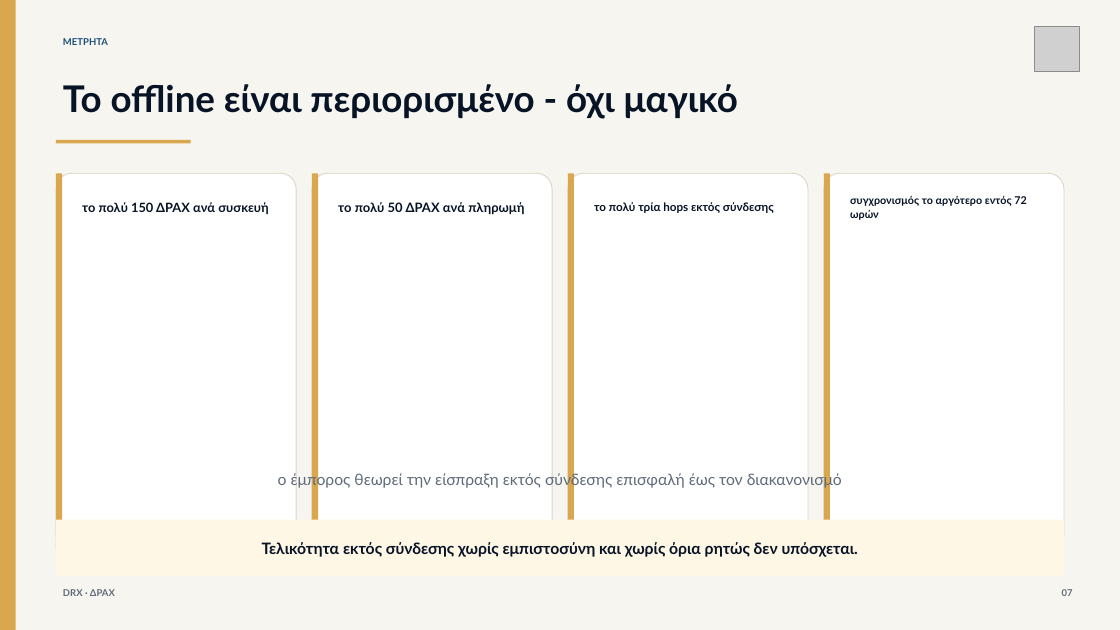
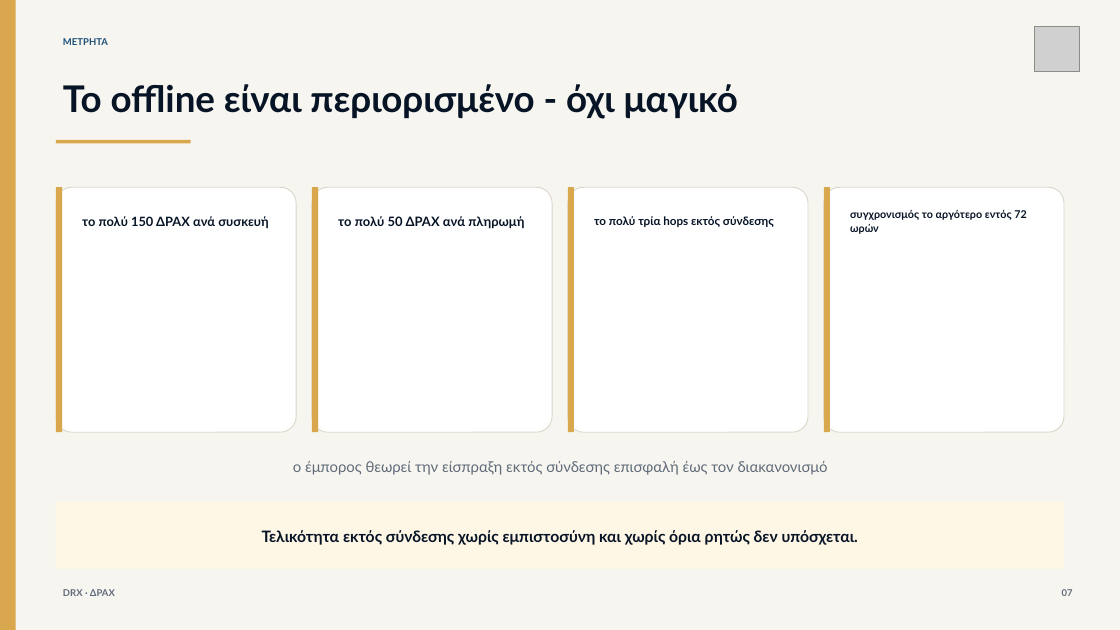
Before and after one commit to NeaBouli/DRAX, a slide deck: slide 8 of docs/downloads/el/DRX_Ministerial_Presentation_EL.pptx. Drawn at 1120x630 pixels with LibreOffice and Linux fonts; fonts in the diff are those of the drawing; grey boxes stand for pictures. Boxes give left, top, right and bottom in pixels: in the first picture for what was removed or moved away, otherwise in the second. Text is boxed around its words. In the diff, an @@ line names an element or a change of style, - is before the commit and + after.

```diff
--- a/docs/downloads/el/DRX_Ministerial_Presentation_EL.pptx
+++ b/docs/downloads/el/DRX_Ministerial_Presentation_EL.pptx
@@ rounded rectangle: place and size @@
-rounded rectangle at <box>56,173,297,549</box>
+rounded rectangle at <box>56,187,297,433</box>
@@ rectangle: place and size @@
-rectangle at <box>56,173,62,549</box>
+rectangle at <box>56,187,62,433</box>
@@ rounded rectangle: place and size @@
-rounded rectangle at <box>312,173,552,549</box>
+rounded rectangle at <box>312,187,552,433</box>
@@ rectangle: place and size @@
-rectangle at <box>312,173,318,549</box>
+rectangle at <box>312,187,318,433</box>
@@ rounded rectangle: place and size @@
-rounded rectangle at <box>568,173,808,549</box>
+rounded rectangle at <box>568,187,808,433</box>
@@ rectangle: place and size @@
-rectangle at <box>568,173,574,549</box>
+rectangle at <box>568,187,574,433</box>
@@ rounded rectangle: place and size @@
-rounded rectangle at <box>824,173,1065,549</box>
+rounded rectangle at <box>824,187,1065,433</box>
@@ rectangle: place and size @@
-rectangle at <box>824,173,830,549</box>
+rectangle at <box>824,187,830,433</box>
@@ 4 texts: place and size @@
-4 texts at <box>82,196,1026,220</box>
+4 texts at <box>82,210,1026,234</box>
@@ text "ο έμπορος θεωρεί την είσπραξη ...": place and size @@
-text "ο έμπορος θεωρεί την είσπραξη ..." at <box>278,471,842,489</box>
+text "ο έμπορος θεωρεί την είσπραξη ..." at <box>293,461,828,475</box>
@@ text "ο έμπορος θεωρεί την είσπραξη ..." at <box>293,461,828,475</box>: size 13.5 to 12.8 pt @@
@@ rectangle "Τελικότητα εκτός σύνδεσης χωρίς εμπιστοσύνη ...": place and size @@
-rectangle "Τελικότητα εκτός σύνδεσης χωρίς εμπιστοσύνη ..." at <box>56,520,1065,576</box>
+rectangle "Τελικότητα εκτός σύνδεσης χωρίς εμπιστοσύνη ..." at <box>56,502,1065,569</box>
```
Also in this commit, not shown: 4 other slides changed, 6 other files.
